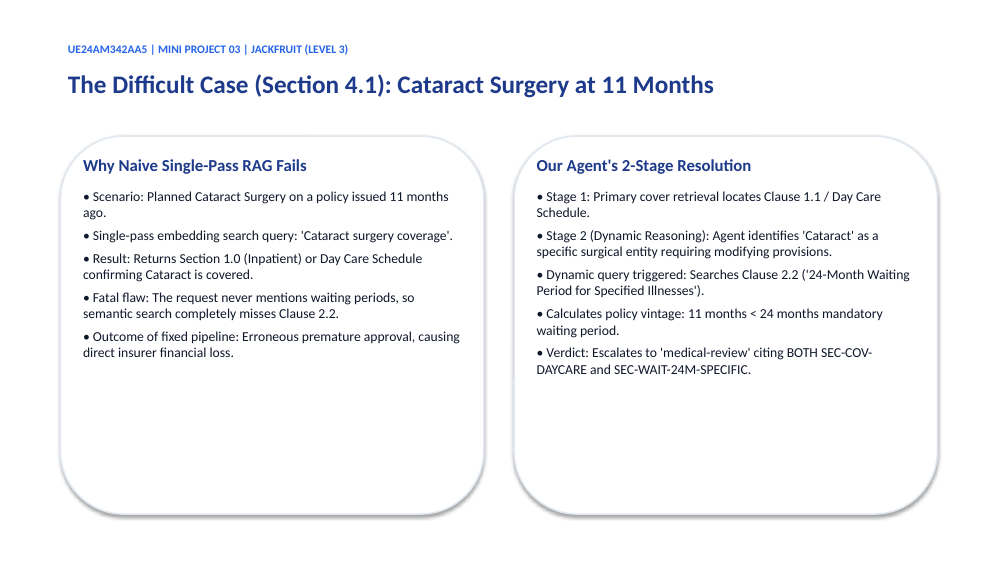
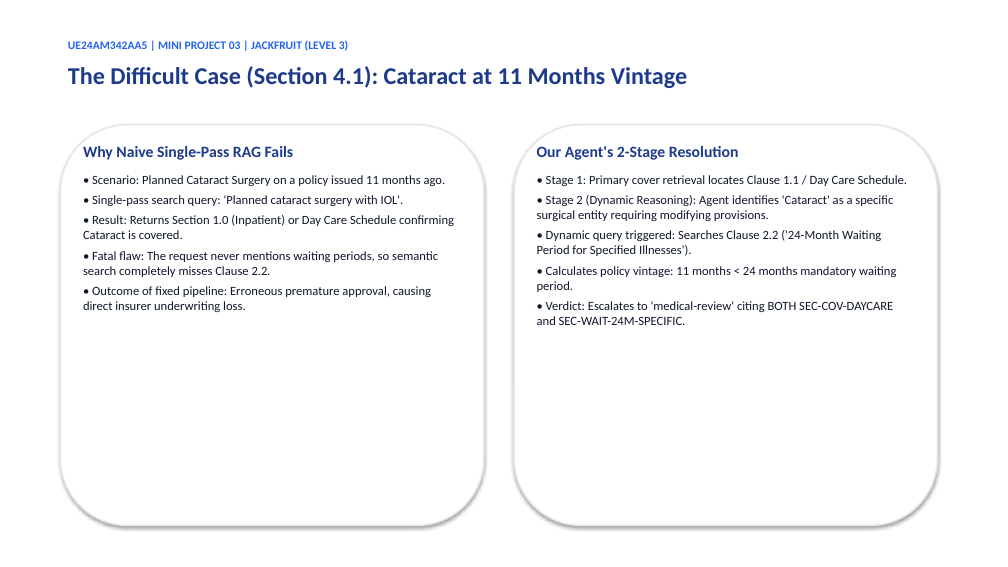
Before and after one commit to DharshiniPES/health-insurance-preauth-desk, a slide deck: slide 3 of PreAuthorisation_Desk_Presentation.pptx. Drawn at 1008x567 pixels with LibreOffice and Linux fonts; fonts in the diff are those of the drawing. Boxes give left, top, right and bottom in pixels: in the first picture for what was removed or moved away, otherwise in the second. Text is boxed around its words. In the diff, an @@ line names an element or a change of style, - is before the commit and + after.

```diff
--- a/PreAuthorisation_Desk_Presentation.pptx
+++ b/PreAuthorisation_Desk_Presentation.pptx
@@ text "UE24AM342AA5 | MINI PROJECT 03 ...": place and size @@
-text "UE24AM342AA5 | MINI PROJECT 03 ..." at box(68, 44, 348, 55)
+text "UE24AM342AA5 | MINI PROJECT 03 ..." at box(68, 40, 348, 51)
@@ text at box(68, 66, 687, 88): text changed; size 24 to 23 pt @@
-The Difficult Case (Section 4.1): Cataract Surgery at 11 Months
+The Difficult Case (Section 4.1): Cataract at 11 Months Vintage
@@ rounded rectangle: place and size @@
-rounded rectangle at box(60, 136, 484, 514)
+rounded rectangle at box(60, 125, 484, 526)
@@ text "Why Naive Single-Pass RAG Fails": place and size @@
-text "Why Naive Single-Pass RAG Fails" at box(83, 159, 459, 357)
+text "Why Naive Single-Pass RAG Fails" at box(83, 146, 454, 312)
@@ text at box(83, 146, 454, 277): size 16 to 15 pt in "Why Naive Single-Pass RAG Fails"; size 13 to 12 pt in "• Scenario: Planned Cataract Surgery on a ...", "• Result: Returns Section 1.0 (Inpatient) or ...", "• Fatal flaw: The request never mentions ..."; less space between paragraphs @@
@@ rounded rectangle: place and size @@
-rounded rectangle at box(514, 136, 938, 514)
+rounded rectangle at box(514, 125, 938, 526)
@@ text "Our Agent's 2-Stage Resolution": place and size @@
-text "Our Agent's 2-Stage Resolution" at box(537, 159, 909, 374)
+text "Our Agent's 2-Stage Resolution" at box(537, 146, 907, 325)
@@ text "Our Agent's 2-Stage Resolution" at box(537, 146, 907, 325): size 16 to 15 pt in "Our Agent's 2-Stage Resolution"; size 13 to 12 pt; less space between paragraphs @@
@@ text at box(92, 195, 404, 206): text changed; size 13 to 12 pt @@
-• Single-pass embedding search query: 'Cataract surgery coverage'.
+• Single-pass search query: 'Planned cataract surgery with IOL'.
@@ text at box(83, 286, 431, 312): text changed; size 13 to 12 pt @@
-• Outcome of fixed pipeline: Erroneous premature approval, causing direct insurer financial loss.
+• Outcome of fixed pipeline: Erroneous premature approval, causing direct insurer underwriting loss.
```
Also in this commit, not shown: 4 other slides changed, 7 slides added, 5 slides removed, 5 other files.
